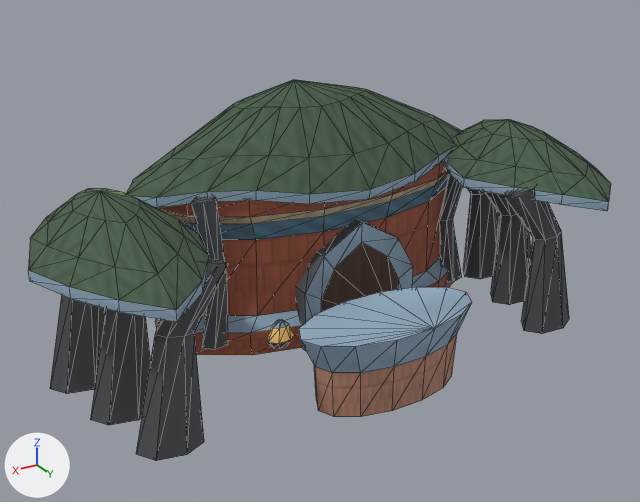
A saved change to the glTF model Assets/GodSim/Art/Models/Buildings/Elf/CultureCivic/bld_elf_forum_industrial_v0.glb.
Both versions are drawn from a 50 mm camera at (1.7, 2.82, 1.81) aimed at (0.03, 0.04, 0.41). Arrows for +X, +Y and +Z are at lower left; the lights stay in place. The older version comes first. Mesh edges are drawn as thin lines. Vertices at exactly the same position are counted once.

The older version as bpy lines, for what is in view:
```python
me_lod0 = bpy.data.meshes.new('LOD0')
me_lod0.from_pydata(...)  # 557 vertices, 996 faces; spans x -1.18..1.18, y -0.73..0.66, z 0.0..1.01
me_lod0.materials.append(mat_godsim_buildings)
ob_lod0 = bpy.data.objects.new('LOD0', me_lod0)
ob_lod0.location = (0.0, 0.0, 0.0)
```
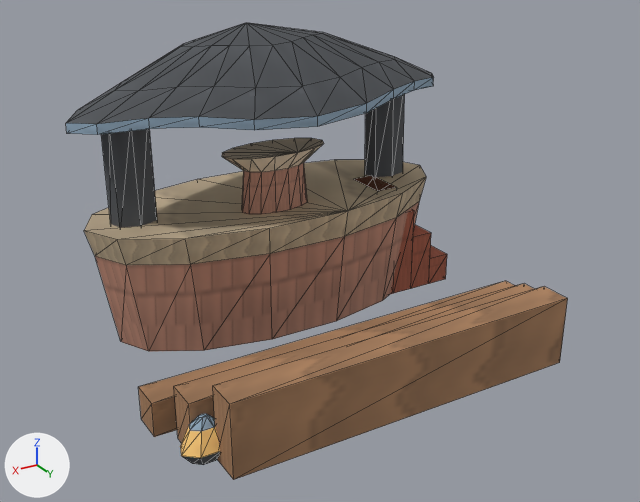
Where the change shows, as pixel boxes (x1, y1, x2, y2) in the pictures (640 x 502 px; the box of a moved part takes in the faces that stretch with it):
'LOD0', reshaped (14% narrower, 20% taller): before (28, 80, 611, 461); after (66, 23, 568, 480)
part 1 of me_lod0, moved or reshaped: before (126, 80, 462, 208); after (66, 23, 434, 135)
part 2 of me_lod0, moved or reshaped: before (267, 319, 294, 349); after (180, 414, 220, 465)
part 3 of me_lod0, rebuilt: before (155, 161, 453, 355); after (84, 160, 426, 352)
part 4 of me_lod0, added (brown): after (222, 138, 324, 214)
part 5 of me_lod0, added (brown): after (355, 176, 447, 294)
part 6 of me_lod0, added: after (365, 94, 405, 177)
part 7 of me_lod0, added: after (101, 129, 157, 228)
part 8 of me_lod0, deleted: before (28, 119, 611, 461)
part 9 of me_lod0, added (brown): after (138, 281, 568, 480)

Patch to the scene script:
```diff
--- a/Assets/GodSim/Art/Models/Buildings/Elf/CultureCivic/bld_elf_forum_industrial_v0.glb.py
+++ b/Assets/GodSim/Art/Models/Buildings/Elf/CultureCivic/bld_elf_forum_industrial_v0.glb.py
@@ me_lod0 @@
 # used by ob_lod0; location = (0.0, 0.0, 0.0)
-me_lod0.from_pydata(...)  # 557 vertices, 996 faces; spans x -1.18..1.18, y -0.73..0.66, z 0.0..1.01
+me_lod0.from_pydata(...)  # 272 vertices, 461 faces; spans x -0.84..0.87, y -0.76..0.67, z 0.0..1.25
+# me_lod0 part 1: the loose piece of 82 vertices spanning x -0.99..0.69, y -0.73..0.12, z 0.63..1.01 is scaled about its middle by (0.998, 0.923, 0.849), then moved by (0.18, -0.07, 0.27)
+# me_lod0 part 2: the loose piece of 28 vertices spanning x 0.15..0.27, y -0.01..0.07, z 0.04..0.15 is scaled about its middle by 1.45, then moved by (0.55, 0.49, -0.01)
+# me_lod0 part 3: the loose piece of 98 vertices spanning x -0.91..0.61, y -0.67..0.06, z 0.0..0.66 is rebuilt with 42 vertices and now spans x -0.78..0.84, y -0.74..-0.04, z 0.0..0.52
+# me_lod0 part 4: a new loose piece of 42 vertices spanning x -0.16..0.3, y -0.36..-0.15, z 0.52..0.77, in mat_godsim_buildings
+# me_lod0 part 5: a new loose piece of 26 vertices spanning x -0.81..-0.4, y -0.38..-0.19, z 0.0..0.52, in mat_godsim_buildings
+# me_lod0 part 6: a new loose piece of 14 vertices spanning x -0.67..-0.48, y -0.46..-0.33, z 0.51..0.96, in mat_godsim_buildings
+# me_lod0 part 7: a new loose piece of 14 vertices spanning x 0.54..0.73, y -0.46..-0.33, z 0.51..0.96, in mat_godsim_buildings
+# me_lod0 part 8: 14 loose pieces with 349 vertices, spanning x -1.18..1.18, y -0.68..0.66, z 0.0..0.84, are deleted
+# me_lod0 part 9
+# 16 vertices are added at x -0.84..0.87, y 0.19..0.54, z 0.0..0.28
+# 8 new vertices lie (0.0, 0.13, 0.0) away from vertices in x -0.84..0.87, y 0.19..0.54, z 0.0..0.28
+# 30 new faces join them
 me_lod0.materials.append(mat_godsim_buildings)
```
